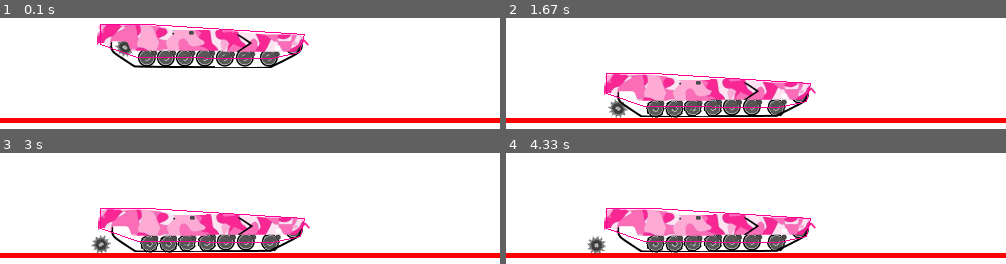
Above: before the commit, frames 1-4 (two rows, left to right).
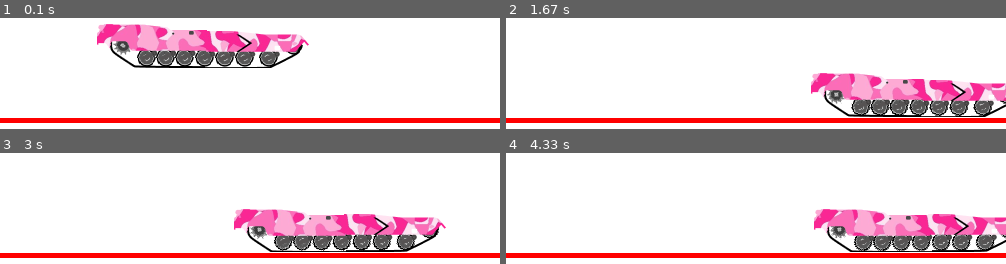
Above: after the commit, the same moments.

Repository: semboko/pygame_sandbox_luka
Game: pygame game, started from main.py
Same seed, same stepped clock (60 frames per second), same inputs: the game is played once before the commit and once after it.
Inputs:
- Up to frame 1 (0.1 s): no input
- Up to frame 2 (1.67 s): hold D 0.33-0.8 s; hold D 0.83-1.3 s; hold A from 1.33 s (still down)
- Up to frame 3 (3 s): release A at 1.87 s; hold A 1.9-2.3 s; hold D 2.33-2.97 s
- Up to frame 4 (4.33 s): hold A 3-3.47 s; hold D 3.5-3.97 s; hold D from 4 s (still down)

The runs differ from the first frame. In frame 1, 2.0% of the frame differs, in the area x 20-61%, y 5-46%; in frame 2, 24%, in the area x 19-100%, y 49-91%; in frame 3, 21%; in frame 4, 24%.

Commit message:
Added rear_wheel and motor

Diff:
--- a/components/tank.py
+++ b/components/tank.py
@@ -1,4 +1,4 @@
-from pymunk import Vec2d, Body, Poly, Space, PivotJoint, ShapeFilter, SimpleMotor
+from pymunk import Vec2d, Body, Poly, Space, PivotJoint, ShapeFilter, SimpleMotor, GearJoint
 from pygame import Surface, draw, image, transform
 from components.ball import Ball
 from utils import convert
@@ -48,7 +48,7 @@
         rotated_img = transform.rotate(self.image, degrees(self.body.angle))
         dest = rotated_img.get_rect(center=convert(self.body.position, h))
         display.blit(rotated_img, dest)
-        draw.polygon(display, (255, 0, 150), points, 1)
+        # draw.polygon(display, (255, 0, 150), points, 1)
 
 
 class Wheel(Ball):
@@ -60,10 +60,10 @@
     def render(self, display: Surface) -> None:
         h = display.get_height()
         rotated_img = transform.rotate(self.image, degrees(self.body.angle))
-        display.blit(
-            rotated_img,
-            convert(self.body.position - Vec2d(self.radius, -self.radius), h)
-        )
+        dest = rotated_img.get_rect(center=convert(self.body.position, h))
+        display.blit(rotated_img, dest)
+        # r = self.shape.radius
+        # draw.circle(display, (255, 0, 0), convert(self.body.position, h), r, 1)
 
 
 class RearWheel(Wheel):
@@ -90,12 +90,22 @@
 
         self.rw = self.create_rear_wheel(space)
 
+        for wheel in self.wheels:
+            space.add(GearJoint(self.rw.body, wheel.body, 0, 1))
+
 
     def create_rear_wheel(self, space: Space) -> RearWheel:
         r = 9
         coord = self.origin + Vec2d(14, -42) + Vec2d(r, -r)
         wheel = RearWheel(coord, r, space, tb=self.tb)
         wheel.shape.filter = self.cf
+
+        space.add(PivotJoint(
+            wheel.body,
+            self.tb.body,
+            (0, 0),
+            self.tb.body.world_to_local(wheel.body.position)
+        ))
 
         return wheel
 
@@ -118,12 +128,16 @@
         for coord in wheel_coords:
             wheel = Wheel(self.origin + coord + Vec2d(r, -r), r, space)
             wheel.shape.filter = self.cf
+            wheel.shape.friction = 1
             tb_local = self.tb.body.world_to_local(wheel.body.position)
             space.add(PivotJoint(wheel.body, self.tb.body, (0, 0), tb_local))
             result.append(wheel)
 
         return result
 
+    def move(self, direction: int) -> None:
+        self.rw.motor.rate += -1 * direction
+
     def render(self, display: Surface) -> None:
         for wheel in self.wheels:
             wheel.render(display)
--- a/scenes/tank_scene.py
+++ b/scenes/tank_scene.py
@@ -1,3 +1,5 @@
+from pygame import K_a, K_d
+from typing import Sequence
 from scenes.abstract import BaseScene
 from pymunk import Space, Vec2d
 from components.floor import Floor
@@ -14,8 +16,16 @@
         self.terrain = Floor(self.space)
         self.tank = Tank(Vec2d(100, 190), self.space)
 
+    def handle_pressed_keys(self, keys: Sequence[bool]) -> None:
+        if keys[K_a]:
+            self.tank.move(-1)
+
+        if keys[K_d]:
+            self.tank.move(1)
+
     def update(self) -> None:
         self.space.step(1/60)
+        self.tank.rw.motor.rate *= 0.98
 
     def render(self, display: Surface) -> None:
         display.fill((255, 255, 255))
